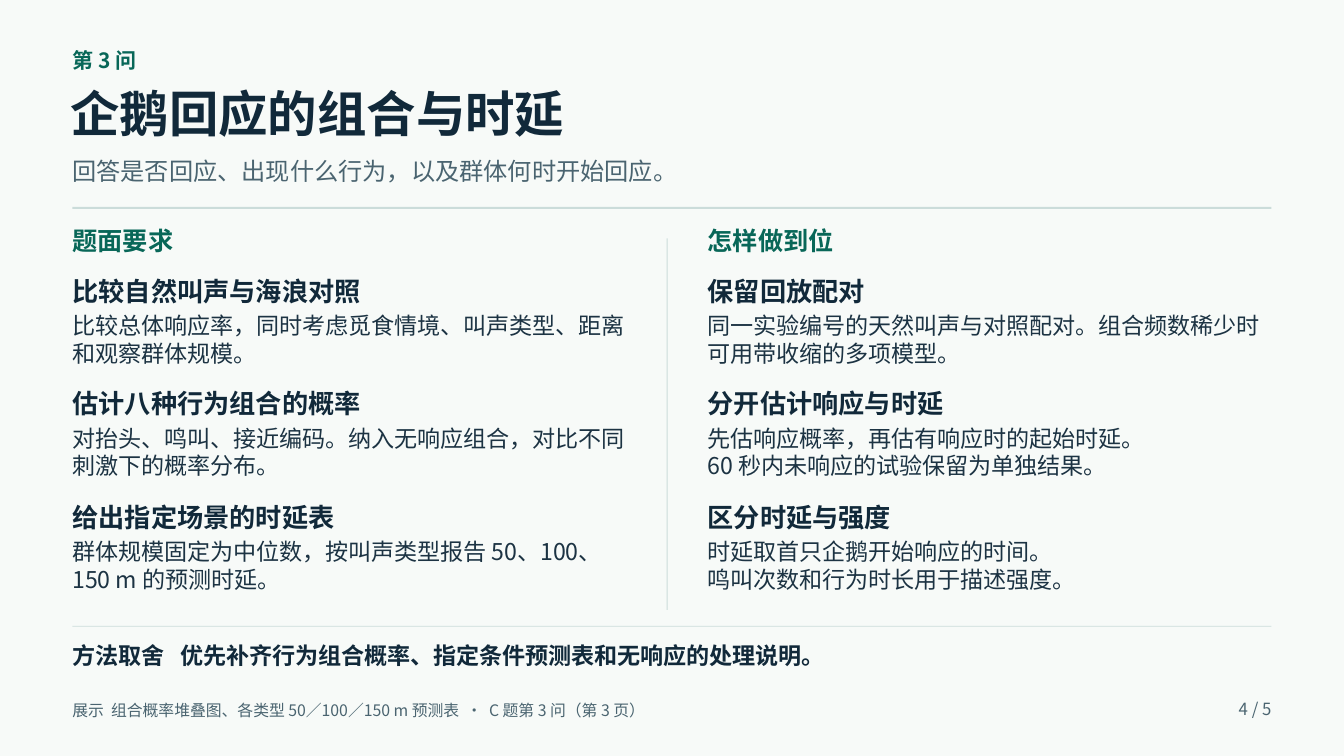
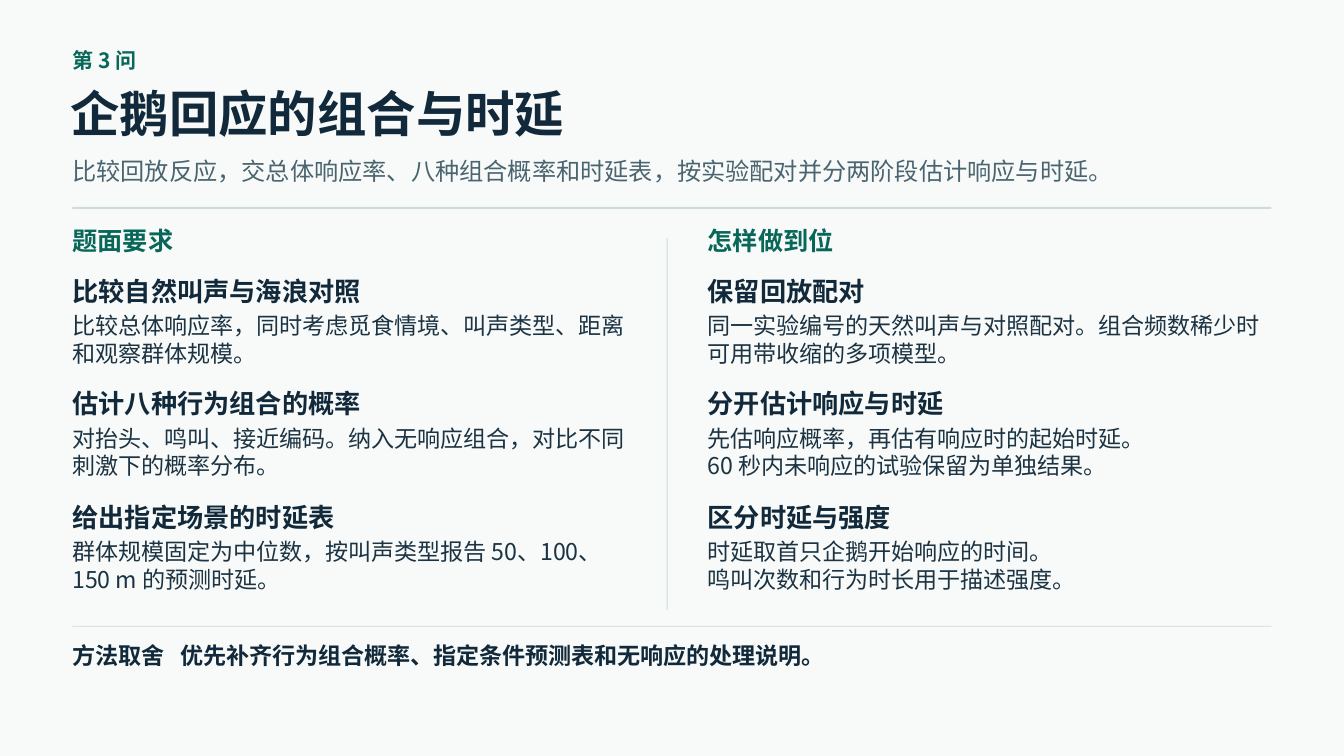
Before and after one commit to quanliangwen/1, a slide deck: slide 4 of APMCM/2026-C/APMCM-2026-C-Review-Guide.pptx. Drawn at 1344x756 pixels with LibreOffice and Linux fonts; fonts in the diff are those of the drawing. Boxes give left, top, right and bottom in pixels: in the first picture for what was removed or moved away, otherwise in the second. Text is boxed around its words. In the diff, an @@ line names an element or a change of style, - is before the commit and + after.

```diff
--- a/APMCM/2026-C/APMCM-2026-C-Review-Guide.pptx
+++ b/APMCM/2026-C/APMCM-2026-C-Review-Guide.pptx
@@ text at (x1=72, y1=159, x2=1112, y2=182): text changed @@
-回答是否回应、出现什么行为，以及群体何时开始回应。
+比较回放反应，交总体响应率、八种组合概率和时延表，按实验配对并分两阶段估计响应与时延。
@@ text removed at (x1=72, y1=702, x2=645, y2=718) @@
-展示 组合概率堆叠图、各类型 50／100／150 m 预测表 · C 题第 3 问（第 3 页）
@@ text removed at (x1=1239, y1=702, x2=1271, y2=715) @@
-4 / 5
```
Also in this commit, not shown: 4 other slides changed.
